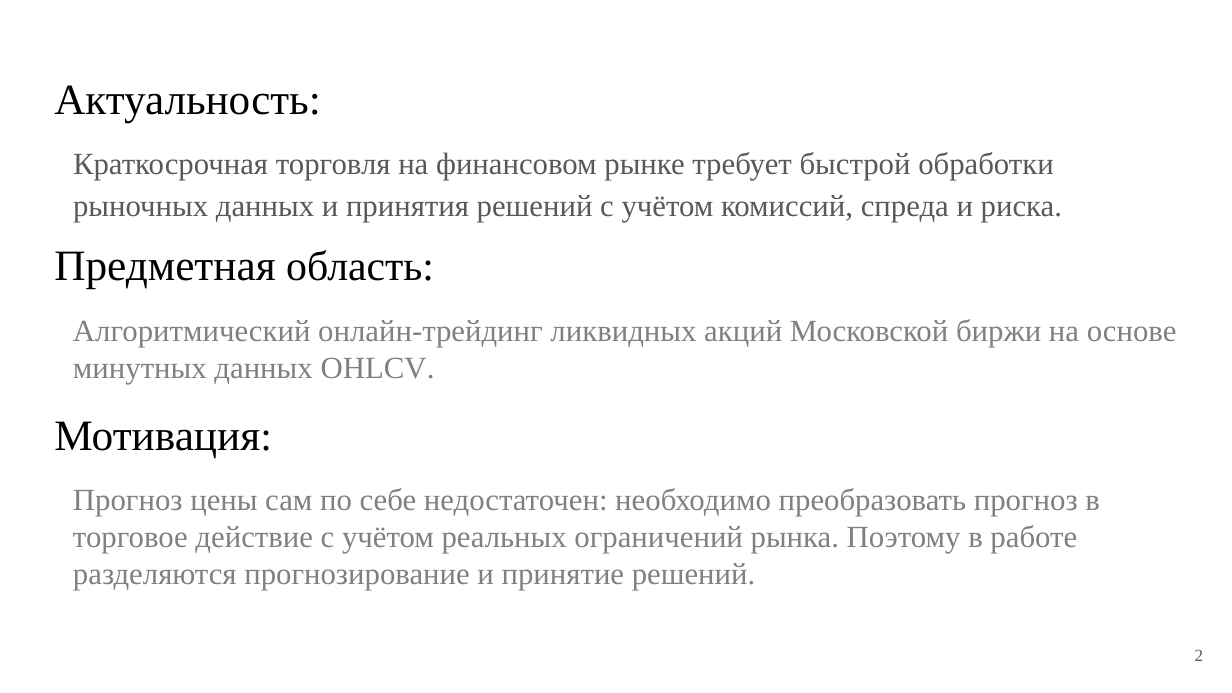
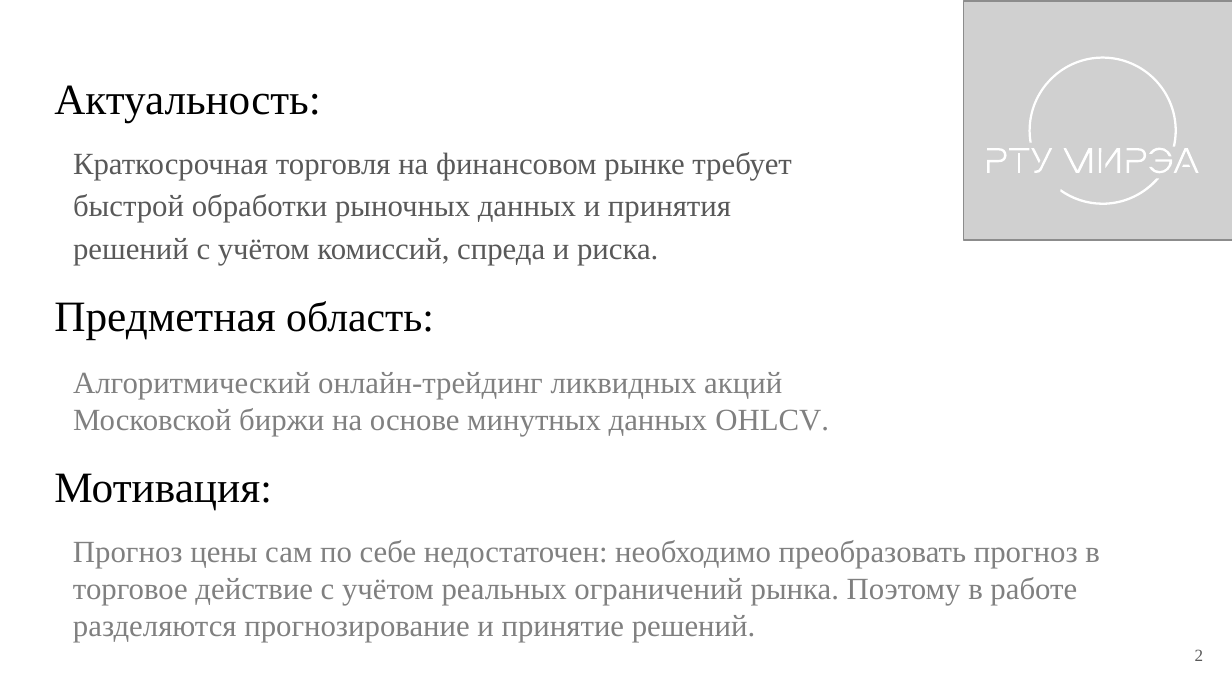
Before and after one commit to PetrovKirill00/BKP, a slide deck: slide 2 of docs/Презентация.pptx. Drawn at 1232x693 pixels with LibreOffice and Linux fonts; fonts in the diff are those of the drawing; grey boxes stand for pictures. Boxes give left, top, right and bottom in pixels: in the first picture for what was removed or moved away, otherwise in the second. Text is boxed around its words. In the diff, an @@ line names an element or a change of style, - is before the commit and + after.

```diff
--- a/docs/Презентация.pptx
+++ b/docs/Презентация.pptx
@@ picture added at <box>964,1,1232,240</box> @@
@@ group added at <box>987,57,1199,206</box>: 15 freeform shapes @@
@@ text "Краткосрочная торговля на финансовом рынке ..." rewrapped from <box>73,152,1062,222</box> to <box>73,152,791,265</box> @@
@@ text "Алгоритмический онлайн-трейдинг ликвидных акций Московской ..." rewrapped from <box>73,319,1177,384</box> to <box>73,372,829,436</box> @@
@@ 3 texts: place and size @@
-3 texts at <box>54,250,1100,590</box>
+3 texts at <box>54,301,1100,642</box>
```
Also in this commit, not shown: 9 other slides changed, 6 slides added, 3 slides removed, 6 other files.
